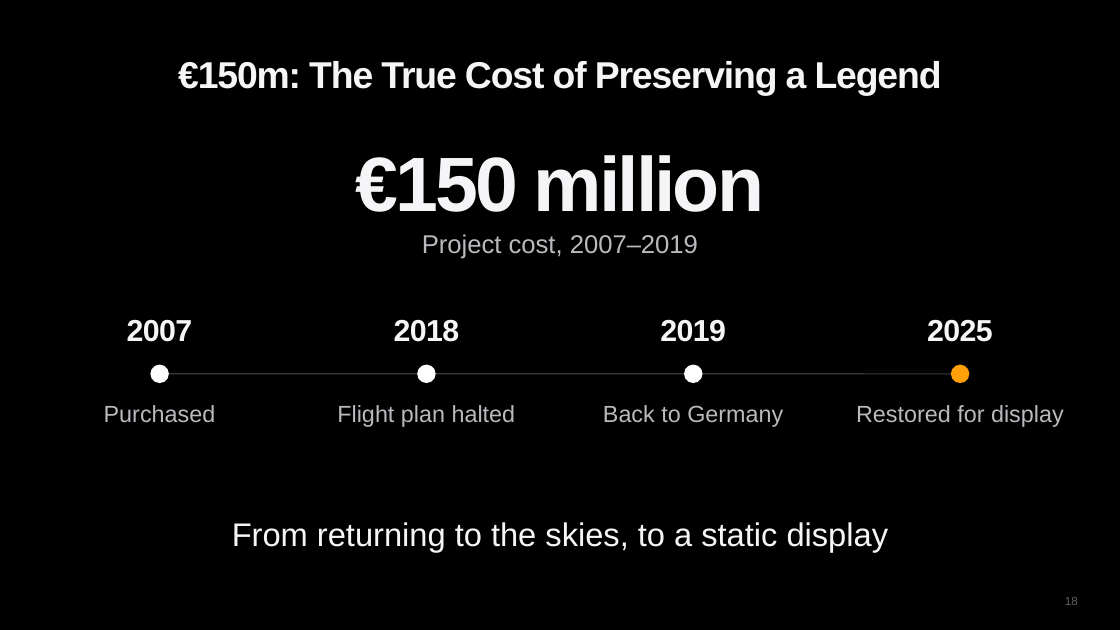
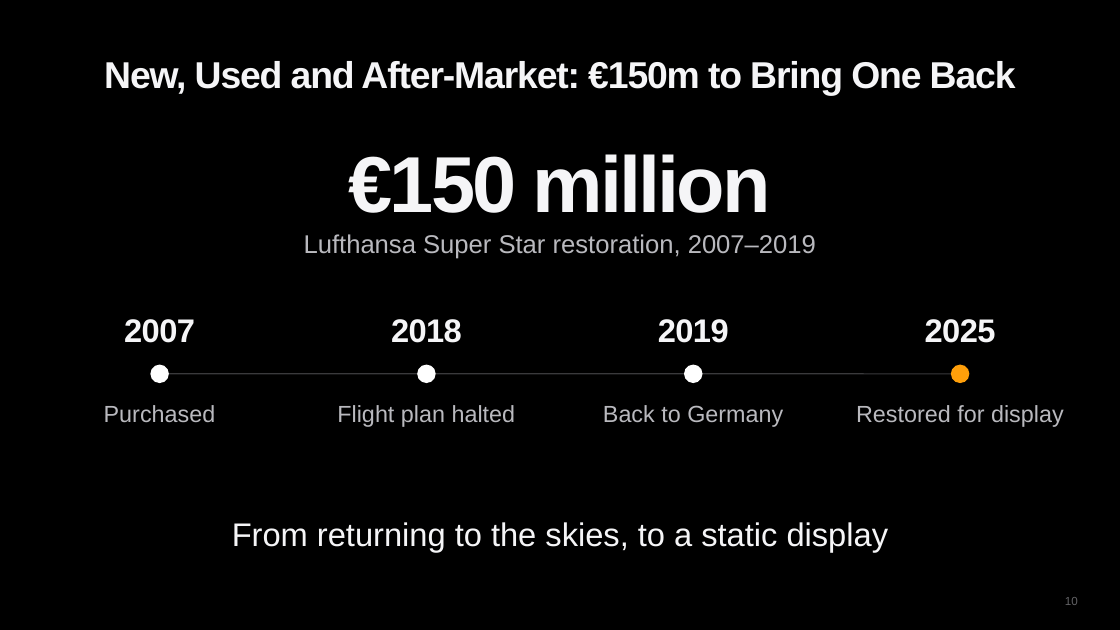
Before and after one commit to diuneilomochaufahai/claude, a slide deck: slide 10 of Constellation_Visual_Pitch_EN.pptx (slide 18 before the commit). Drawn at 1120x630 pixels with LibreOffice and Linux fonts; fonts in the diff are those of the drawing. Boxes give left, top, right and bottom in pixels: in the first picture for what was removed or moved away, otherwise in the second. Text is boxed around its words. In the diff, an @@ line names an element or a change of style, - is before the commit and + after.

```diff
--- a/Constellation_Visual_Pitch_EN.pptx
+++ b/Constellation_Visual_Pitch_EN.pptx
@@ title at <box>104,61,1016,95</box>: text changed @@
-€150m: The True Cost of Preserving a Legend
+New, Used and After-Market: €150m to Bring One Back
@@ text "€150 million" at <box>349,154,771,213</box>: size 66 to 68 pt @@
@@ text at <box>304,234,816,259</box>: text changed @@
-Project cost, 2007–2019
+Lufthansa Super Star restoration, 2007–2019
@@ size 26 to 28 pt in 4 elements at <box>124,319,195,343</box>, <box>391,319,462,343</box>, <box>658,319,729,343</box>, <box>925,319,996,343</box> @@
```
Also in this commit, not shown: 16 other slides changed, 8 slides added, 2 other files.
